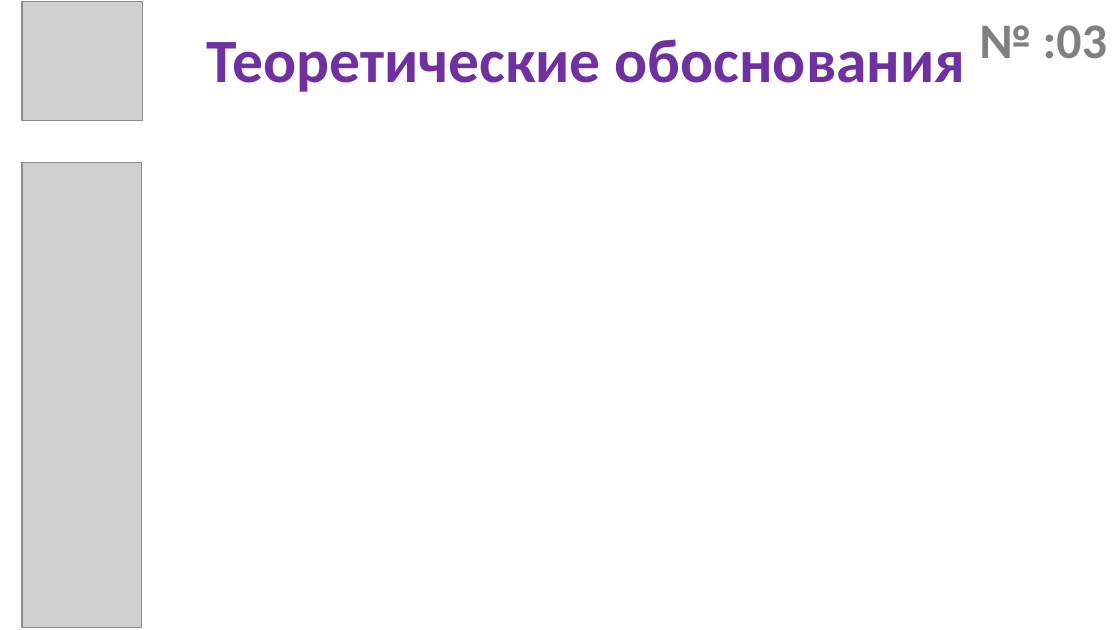
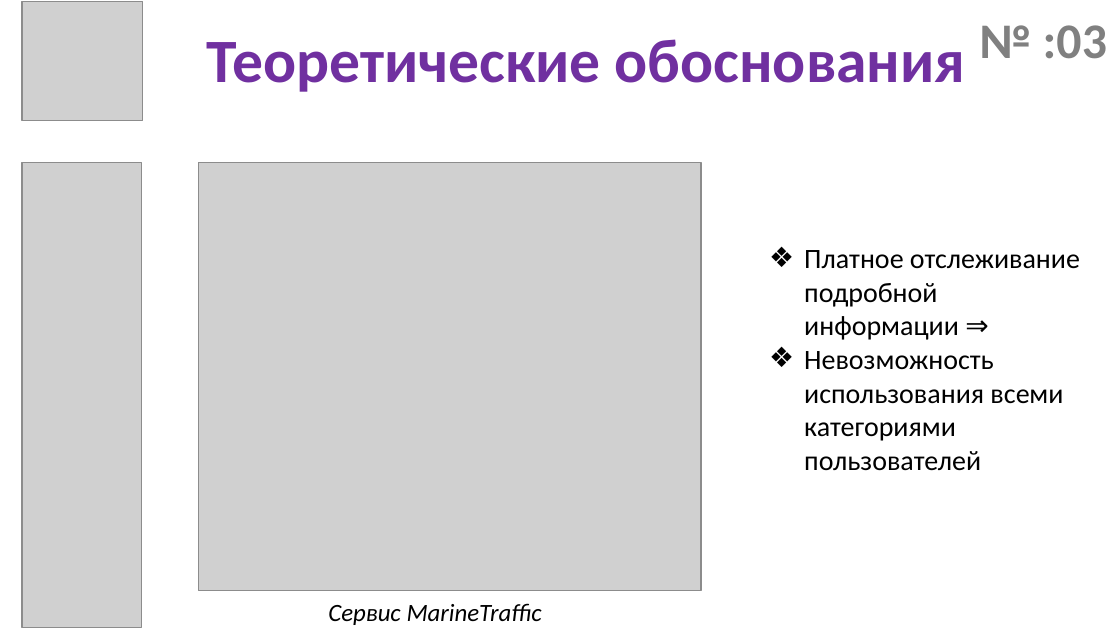
Before and after one commit to dpp-shlyopa-team/Presentation, a slide deck: slide 3 of преза.pptx. Drawn at 1120x630 pixels with LibreOffice and Linux fonts; fonts in the diff are those of the drawing; grey boxes stand for pictures. Boxes give left, top, right and bottom in pixels: in the first picture for what was removed or moved away, otherwise in the second. Text is boxed around its words. In the diff, an @@ line names an element or a change of style, - is before the commit and + after.

```diff
--- a/преза.pptx
+++ b/преза.pptx
@@ picture added at (x1=198, y1=162, x2=701, y2=591) @@
@@ text added at (x1=804, y1=250, x2=1080, y2=471), 18 pt, text #000000 @@
+❖ Платное отслеживание подробной информации ⇒
+❖ Невозможность использования всеми категориями пользователей
@@ text added at (x1=328, y1=603, x2=542, y2=625), 16 pt, text #000000, italic @@
+Сервис MarineTraffic
```
Also in this commit, not shown: 8 other slides changed, 2 slides removed, 1 other file.
